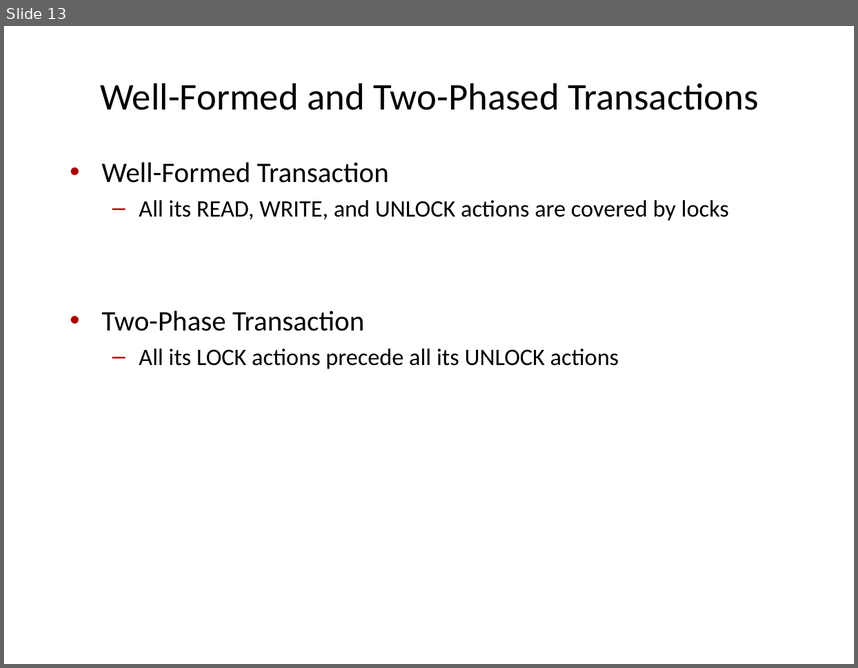
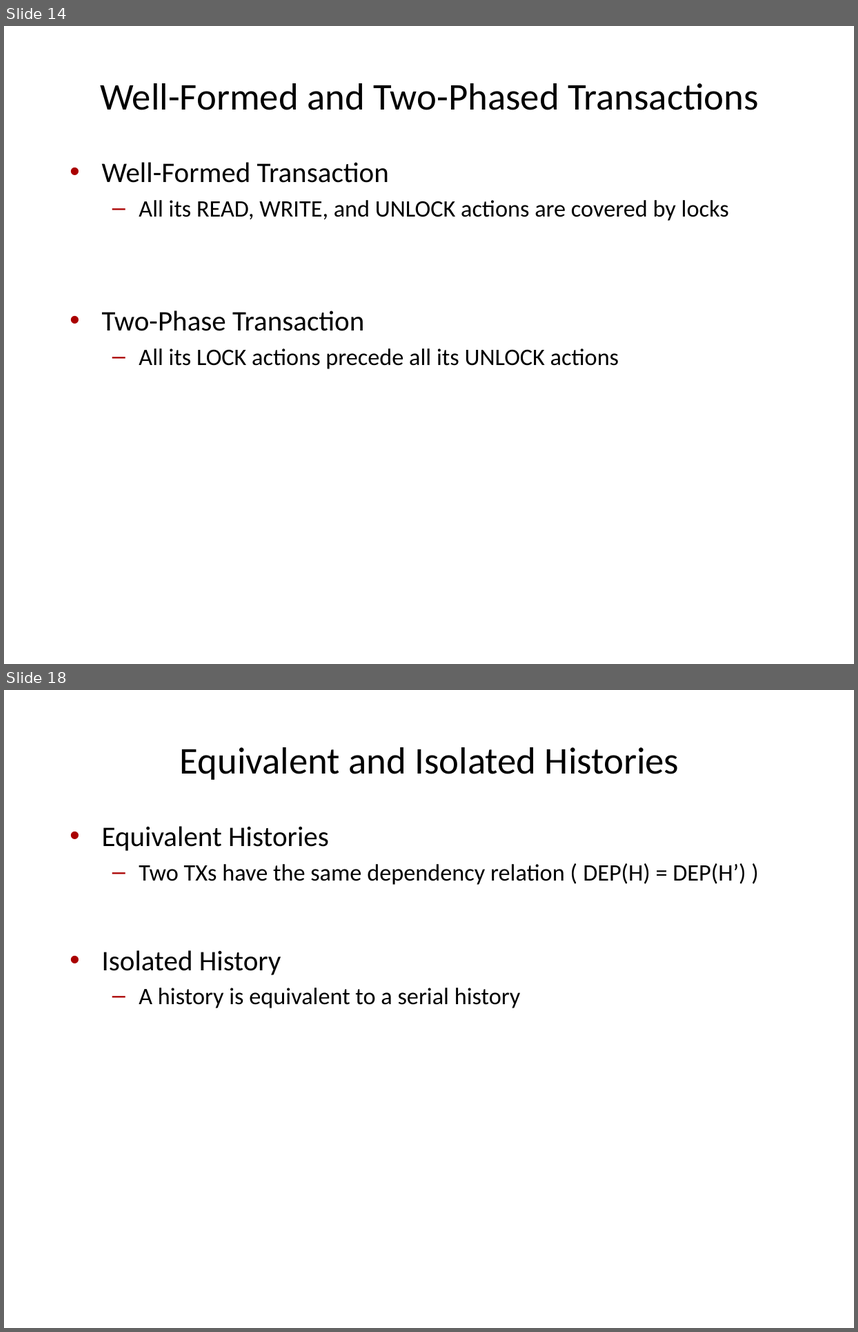
Before and after one commit to VLDB-Study/transaction-processing-study, a slide deck: chapter7/slides/Ch7-Isolation_concepts.pptx. Shown one above the other, each under a label of ours: slide 13 before the commit, slides 14 and 18 after it; the slides between them are not shown. The pictures are 858x668 and 858x1332 pixels, drawn with LibreOffice and Linux fonts; fonts in the diff are those of the drawing. Boxes give left, top, right and bottom in pixels: in the first picture for what was removed or moved away, otherwise in the second. Text is boxed around its words. In the diff, an @@ line names an element or a change of style, - is before the commit and + after.

```diff
--- a/chapter7/slides/Ch7-Isolation_concepts.pptx
+++ b/chapter7/slides/Ch7-Isolation_concepts.pptx
@@ slide 18 added at (x1=4, y1=690, x2=854, y2=1328), background #FFFFFF @@
@@ title added at (x1=180, y1=747, x2=679, y2=780), 32 pt, text #000000 @@
+Equivalent and Isolated Histories
@@ text added at (x1=102, y1=826, x2=746, y2=1008), 20 pt, text #000000 @@
+• Equivalent Histories
+  – Two TXs have the same dependency relation ( DEP(H) = DEP(H’) )
+• Isolated History
+  – A history is equivalent to a serial history
@@ what was slide 13 is now slide 14 @@
```
Also in this commit, not shown: 7 slides changed, 21 other slides added, 4 slides removed.
